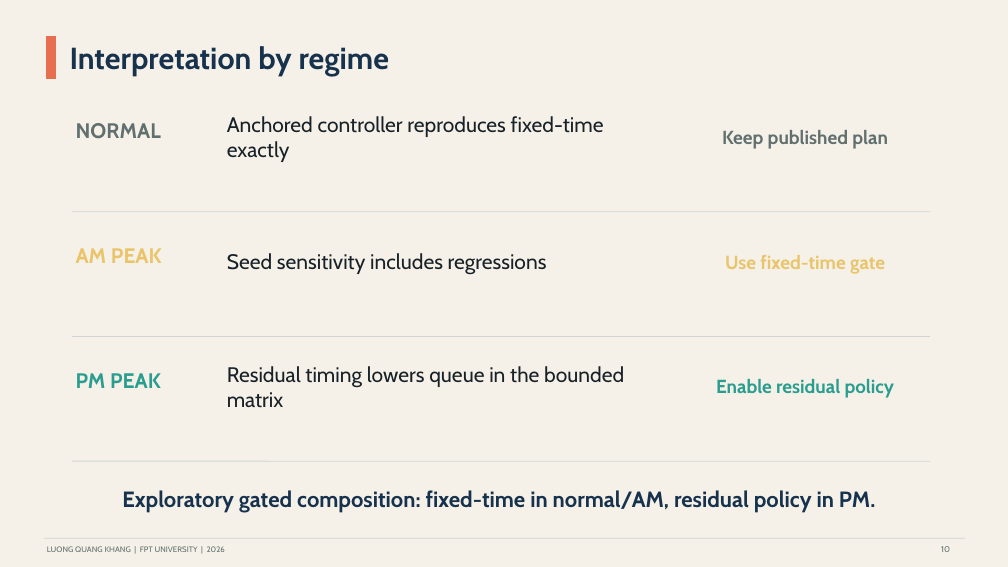
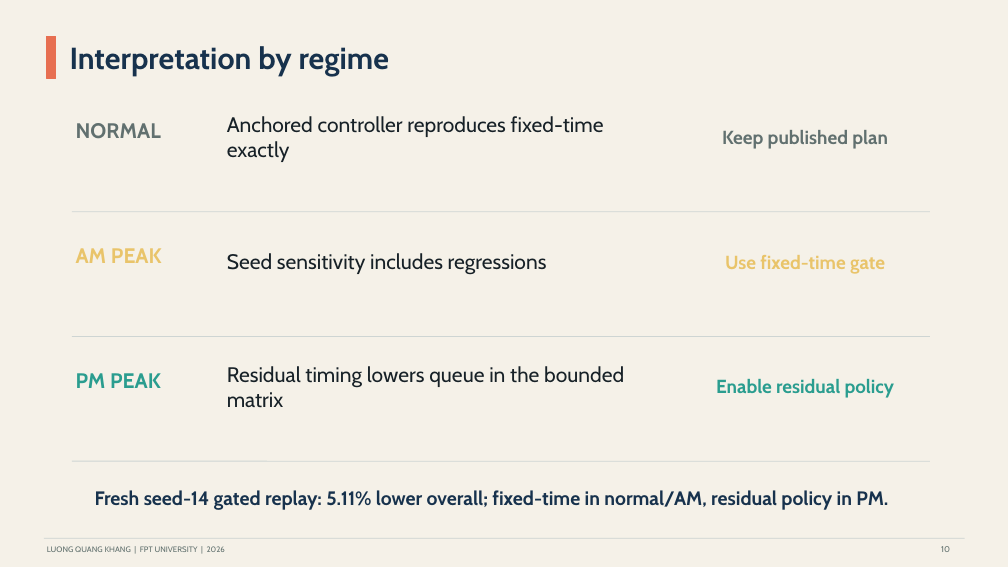
Before and after one commit to khanglqse/Thesis, a slide deck: slide 10 of presentation/thesis_defense_danang.pptx. Drawn at 1008x567 pixels with LibreOffice and Linux fonts; fonts in the diff are those of the drawing. Boxes give left, top, right and bottom in pixels: in the first picture for what was removed or moved away, otherwise in the second. Text is boxed around its words. In the diff, an @@ line names an element or a change of style, - is before the commit and + after.

Commit message:
Confirm direct seed14 regime-gated replay

```diff
--- a/presentation/thesis_defense_danang.pptx
+++ b/presentation/thesis_defense_danang.pptx
@@ text at (95,490,888,510): text changed; size 21 to 18.5 pt @@
-Exploratory gated composition: fixed-time in normal/AM, residual policy in PM.
+Fresh seed-14 gated replay: 5.11% lower overall; fixed-time in normal/AM, residual policy in PM.
```
Also in this commit, not shown: 5 other files.
